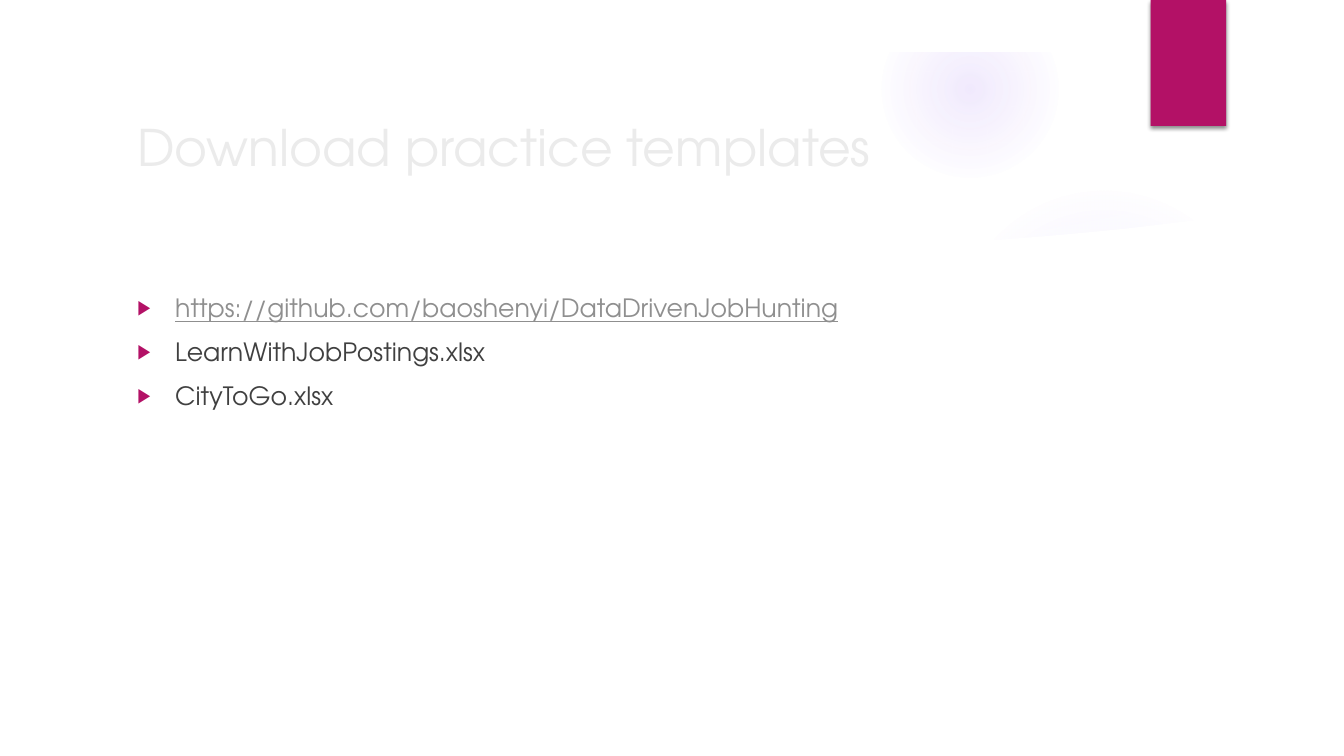
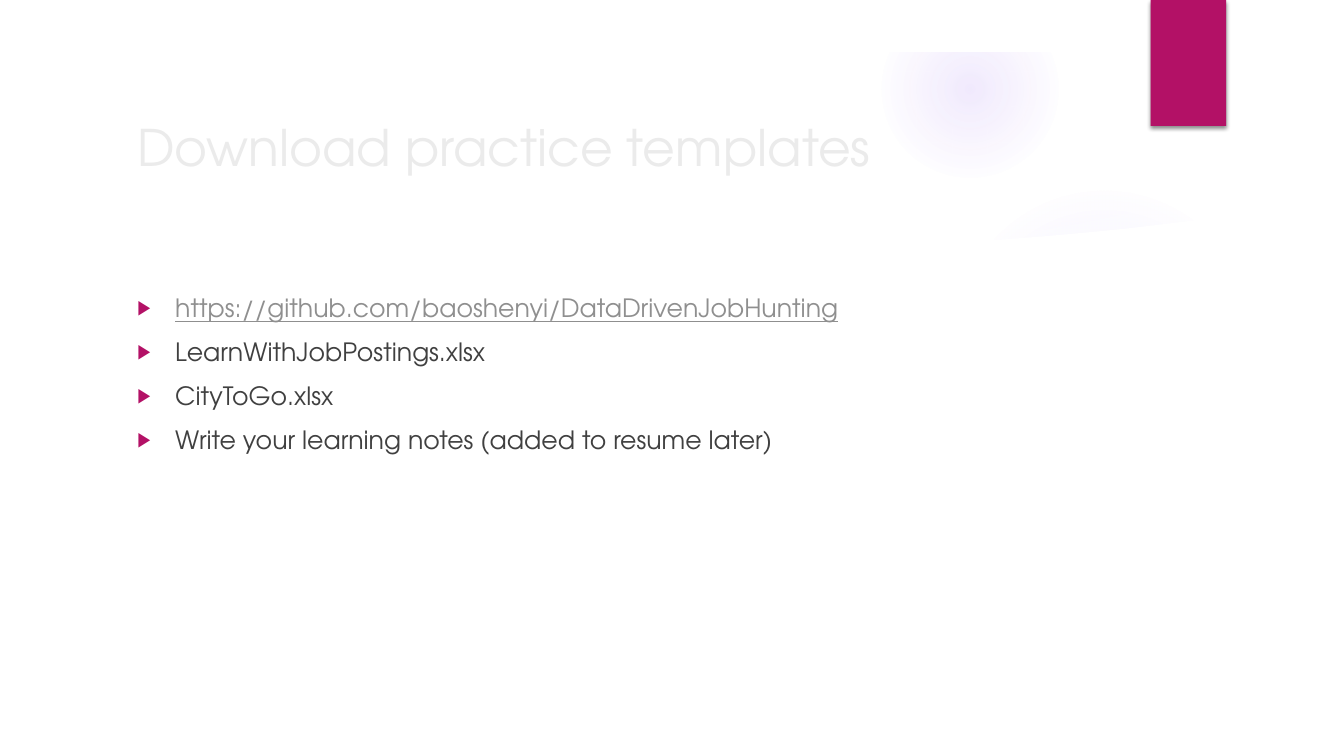
Before and after one commit to Predator-Z/DataDrivenJobHunting, a slide deck: slide 5 of DataDrivenJobHunting.pptx. Drawn at 1344x756 pixels with LibreOffice and Linux fonts; fonts in the diff are those of the drawing; background and template pictures are left out. Boxes give left, top, right and bottom in pixels: in the first picture for what was removed or moved away, otherwise in the second. Text is boxed around its words. In the diff, an @@ line names an element or a change of style, - is before the commit and + after.

```diff
--- a/DataDrivenJobHunting.pptx
+++ b/DataDrivenJobHunting.pptx
@@ text at (x1=175, y1=430, x2=772, y2=455): paragraph added @@
+▶ Write your learning notes (added to resume later)
```
